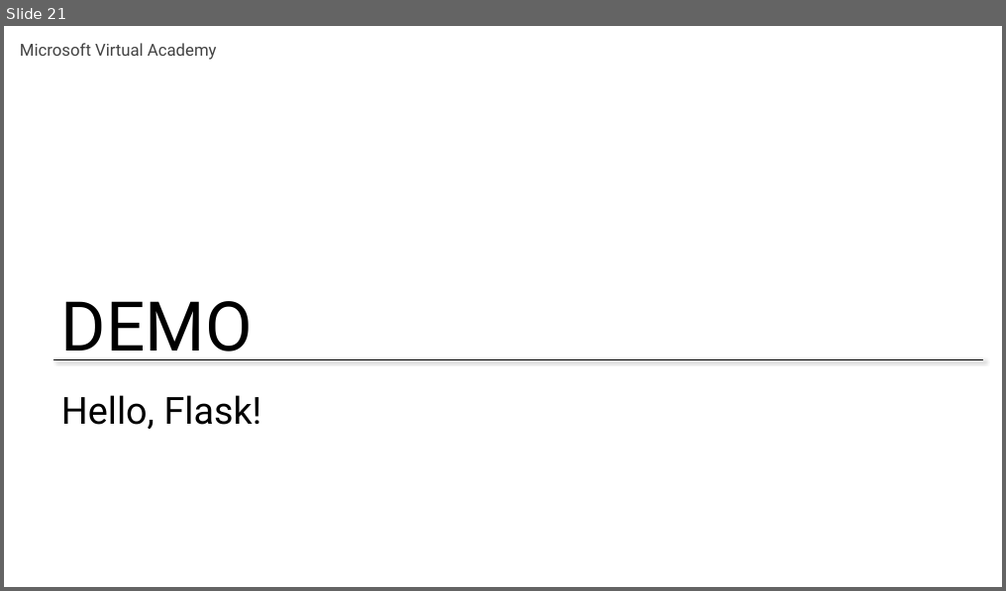
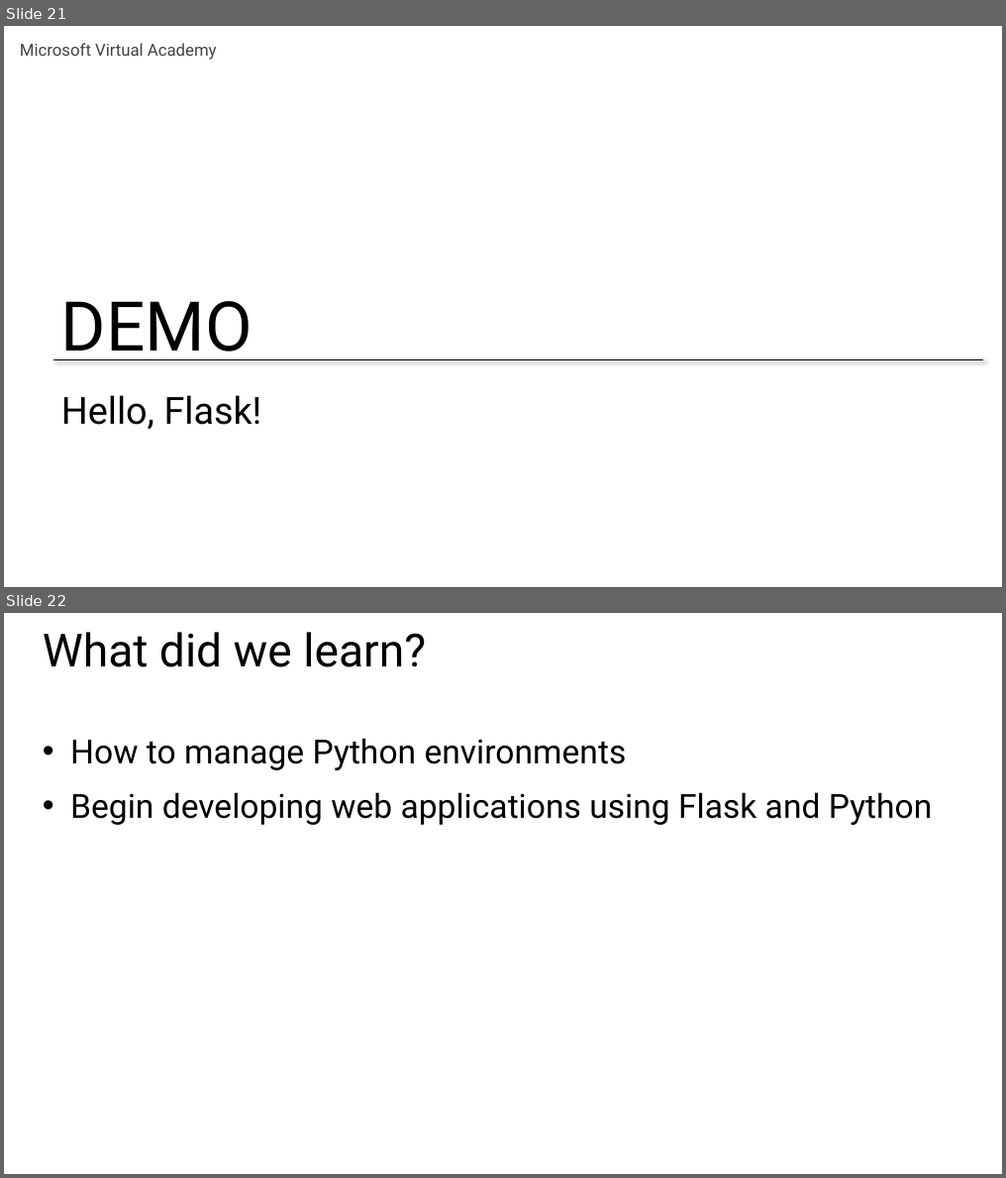
Before and after one commit to GeekTrainer/Flask, a slide deck: Slides/Module 1 - Introduction to Flask.pptx. Shown one above the other, each under a label of ours: slide 21 before the commit, slides 21 and 22 after it. The pictures are 1006x591 and 1006x1178 pixels, drawn with LibreOffice and Linux fonts; fonts in the diff are those of the drawing. Boxes give left, top, right and bottom in pixels: in the first picture for what was removed or moved away, otherwise in the second. Text is boxed around its words. In the diff, an @@ line names an element or a change of style, - is before the commit and + after.

```diff
--- a/Slides/Module 1 - Introduction to Flask.pptx
+++ b/Slides/Module 1 - Introduction to Flask.pptx
@@ slide 22 added at <box>4,613,1002,1174</box>, background #FFFFFF @@
@@ title added at <box>43,632,426,667</box>, 44 pt, text #000000 @@
+What did we learn?
@@ text added at <box>70,738,933,825</box>, 32 pt, text #000000 @@
+• How to manage Python environments
+• Begin developing web applications using Flask and Python
```
Also in this commit, not shown: 2 slides changed, 1 other slide added, 3 other files.
